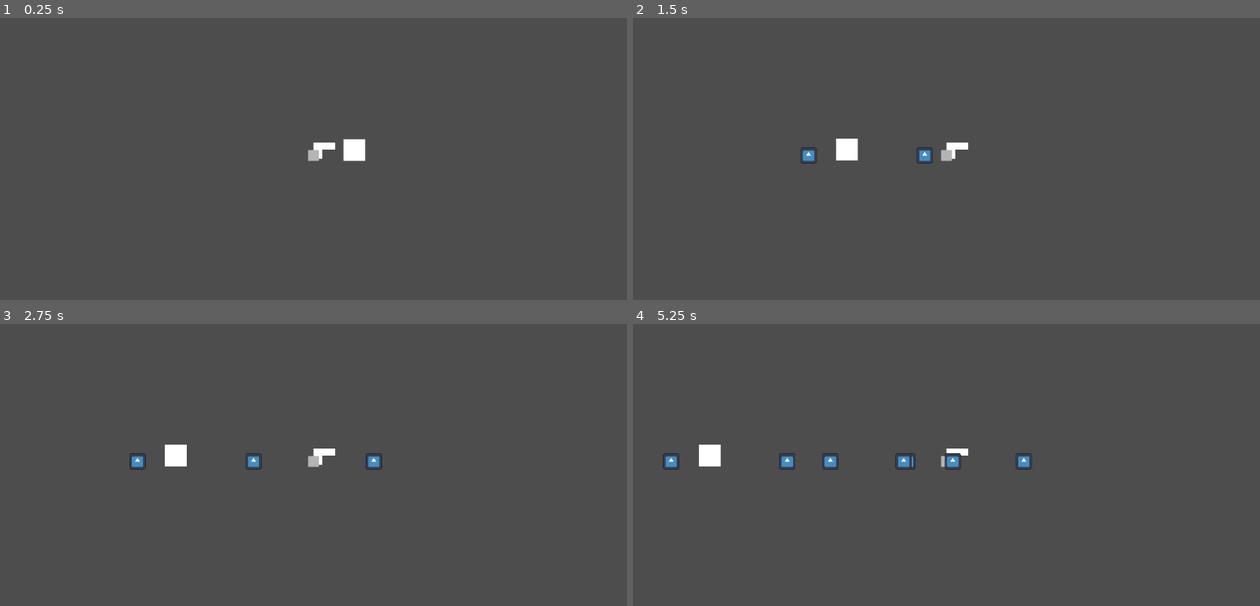
Above: before the commit, frames 1-4 (two rows, left to right).
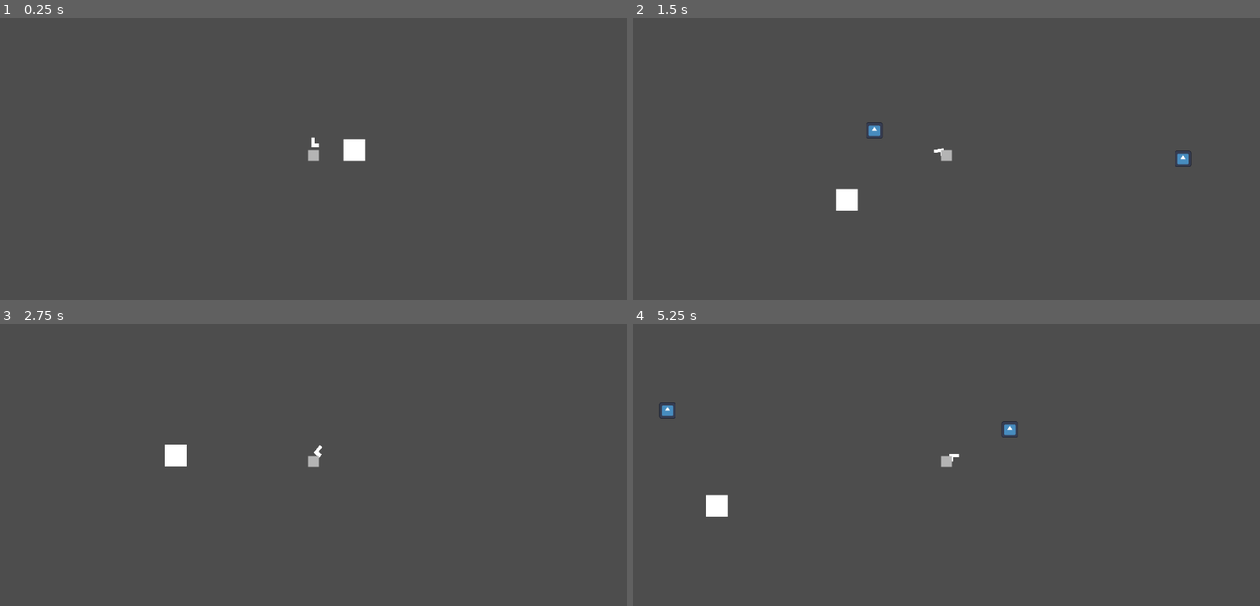
Above: after the commit, the same moments.

Repository: Newait/Mechanical_Revolution
Game: Godot game, scene res://scenes/game.tscn
Same seed, same stepped clock (60 frames per second), same inputs: the game is played once before the commit and once after it. The project has no main scene, so this scene is started directly. The engine's default icon, where the game draws it, is replaced by a stand-in: a white triangle on a blue panel in a dark square.
Inputs (mouse positions are in pixels of both pictures, inside the frame that each line leads up to):
- Up to frame 1 (0.25 s): no input
- Up to frame 2 (1.5 s): tap Enter at 0.5 s; move the mouse to (1084, 139) at 0.52 s; hold Right (move_right) from 0.53 s (still down); click (1084, 139) at 0.6 s; tap Space (jump) at 0.77 s; move the mouse to (821, 173) at 1.27 s; click (821, 173) at 1.35 s
- Up to frame 3 (2.75 s): tap Space (jump) at 1.52 s; move the mouse to (376, 383) at 2.02 s; release Right (move_right) at 2.03 s; hold Left (move_left) from 2.03 s (still down); click (376, 383) at 2.1 s
- Up to frame 4 (5.25 s): move the mouse to (915, 532) at 2.77 s; release Left (move_left) at 2.78 s; hold Right (move_right) 2.78-4.28 s; click (915, 532) at 2.85 s; tap Space (jump) at 3.02, 3.77, 4.52 s; move the mouse to (1134, 512) at 3.52 s; click (1134, 512) at 3.6 s; move the mouse to (758, 408) at 4.27 s; hold Left (move_left) 4.28-5.03 s; click (758, 408) at 4.35 s; move the mouse to (977, 462) at 5.02 s; hold Right (move_right) from 5.03 s (still down); click (977, 462) at 5.1 s

The runs differ from the first frame. In frame 1, 0.1% of the frame differs, in the area x 49-54%, y 42-50%; in frame 2, 1.1%; in frame 3, 0.4%; in frame 4, 1.4%, in the area x 4-64%, y 27-69%.

Commit message:
Made weapon
Can shoot projectiles. Weapon rotates with cursor.

Diff:
--- a/mechanical-revolution/scenes/player.tscn
+++ b/mechanical-revolution/scenes/player.tscn
@@ -1,7 +1,7 @@
 [gd_scene load_steps=8 format=3 uid="uid://bthhrey1wx5os"]
 
 [ext_resource type="Texture2D" uid="uid://cs3aqqhbyeto8" path="res://assets/Sprite-0001-Sheet.png" id="1_4flbx"]
-[ext_resource type="Script" uid="uid://c1rmemdk1s4ei" path="res://scenes/player.gd" id="1_g2els"]
+[ext_resource type="Script" uid="uid://c1rmemdk1s4ei" path="res://scripts/player.gd" id="1_g2els"]
 [ext_resource type="PackedScene" uid="uid://5qcaepgahbcv" path="res://scenes/player_projectile.tscn" id="2_qhqgy"]
 [ext_resource type="PackedScene" uid="uid://b7rgtrys6bi5g" path="res://scenes/weapon.tscn" id="3_dqkch"]
 
@@ -27,7 +27,7 @@
 Projectile = ExtResource("2_qhqgy")
 
 [node name="Weapon" parent="." instance=ExtResource("3_dqkch")]
-position = Vector2(0, -16)
+position = Vector2(0, -10)
 
 [node name="ColorRect" type="ColorRect" parent="."]
 anchors_preset = 8
--- a/mechanical-revolution/scenes/player_projectile.tscn
+++ b/mechanical-revolution/scenes/player_projectile.tscn
@@ -1,11 +1,14 @@
-[gd_scene load_steps=3 format=3 uid="uid://5qcaepgahbcv"]
+[gd_scene load_steps=4 format=3 uid="uid://5qcaepgahbcv"]
 
 [ext_resource type="Texture2D" uid="uid://dtlk48e87g1r3" path="res://icon.svg" id="1_lqp5n"]
+[ext_resource type="Script" uid="uid://ckqrka0w0rluq" path="res://scripts/player_projectile.gd" id="1_oxij3"]
 
 [sub_resource type="CircleShape2D" id="CircleShape2D_at7aw"]
 radius = 16.03122
 
 [node name="PlayerProjectile" type="Area2D"]
+script = ExtResource("1_oxij3")
+travel_speed = 800.0
 
 [node name="CollisionShape2D" type="CollisionShape2D" parent="."]
 shape = SubResource("CircleShape2D_at7aw")
--- a/mechanical-revolution/scenes/weapon.gd
+++ /dev/null
@@ -1,9 +0,0 @@
-class_name Weapon extends Node2D
-@export var projectile : PackedScene
-
-func fire_projectile() -> void:
-	var newProjectile : Node2D= projectile.instantiate()
-
-	get_tree().current_scene.add_child(newProjectile)
-	if (get_parent() is Node2D ):
-		newProjectile.global_position = get_parent().global_position
--- a/mechanical-revolution/scenes/weapon.tscn
+++ b/mechanical-revolution/scenes/weapon.tscn
@@ -1,32 +1,45 @@
 [gd_scene load_steps=3 format=3 uid="uid://b7rgtrys6bi5g"]
 
-[ext_resource type="Script" uid="uid://bomw3km7rsfkn" path="res://scenes/weapon.gd" id="1_xasec"]
+[ext_resource type="Script" uid="uid://bomw3km7rsfkn" path="res://scripts/weapon.gd" id="1_xasec"]
 [ext_resource type="PackedScene" uid="uid://5qcaepgahbcv" path="res://scenes/player_projectile.tscn" id="2_uxn4k"]
 
 [node name="Weapon" type="Node2D"]
+scale = Vector2(0.46, 0.46)
 script = ExtResource("1_xasec")
 projectile = ExtResource("2_uxn4k")
 
-[node name="ColorRect2" type="ColorRect" parent="."]
+[node name="Handle" type="ColorRect" parent="."]
+unique_name_in_owner = true
 anchors_preset = 8
 anchor_left = 0.5
 anchor_top = 0.5
 anchor_right = 0.5
 anchor_bottom = 0.5
+offset_left = 10.0
 offset_top = -8.0
-offset_right = 16.0
+offset_right = 26.0
 offset_bottom = 22.0
 grow_horizontal = 2
 grow_vertical = 2
+metadata/_edit_use_anchors_ = true
 
-[node name="ColorRect" type="ColorRect" parent="."]
+[node name="Barrel" type="ColorRect" parent="."]
+unique_name_in_owner = true
 anchors_preset = 8
 anchor_left = 0.5
 anchor_top = 0.5
 anchor_right = 0.5
 anchor_bottom = 0.5
+offset_left = 10.0
 offset_top = -8.0
-offset_right = 40.0
+offset_right = 50.0
 offset_bottom = 5.0
 grow_horizontal = 2
 grow_vertical = 2
+pivot_offset = Vector2(20, 0)
+metadata/_edit_use_anchors_ = true
+
+[node name="CDTimer" type="Timer" parent="."]
+unique_name_in_owner = true
+wait_time = 0.2
+one_shot = true
--- a/mechanical-revolution/scenes/player.gd
+++ b/mechanical-revolution/scripts/player.gd
@@ -5,21 +5,29 @@
 const ACCELERATION := 1500.0
 const DECCELERATION := 1300.0
 const AIR_ACCELERATION := 900.0
-const JUMP_VELOCITY := -400.0
+const JUMP_VELOCITY := -800.0
 @export var Projectile : PackedScene
 var playerState = "Running"
-@onready var weapon: Node2D = $Weapon
+@onready var weapon: Weapon = $Weapon
 
 
 func _ready() -> void:
 	pass
 func _physics_process(delta: float) -> void:
 	var direction := Input.get_axis("move_left", "move_right")
+	weapon.rotation = (get_local_mouse_position().normalized() * (-1 if weapon.flippedH else 1)).angle()
+	var shouldFlip = (
+		((not weapon.flippedH) and (get_local_mouse_position().x < 0.0))
+		or ((weapon.flippedH) and (get_local_mouse_position().x > 0.0))
+	)
+	if shouldFlip:
+		weapon.flipH()
+
 	var desired_velocity : Vector2
 	desired_velocity.x = direction * MAX_SPEED
 	velocity += get_gravity() * delta
 	if Input.is_action_just_pressed("Shoot"):
-		weapon.fire_projectile()
+		weapon.fire(get_local_mouse_position().normalized())
 	match playerState:
 		"Running":
 			if direction:
--- /dev/null
+++ b/mechanical-revolution/scripts/player_projectile.gd
@@ -0,0 +1,15 @@
+class_name PlayerProjectileGB extends Area2D
+
+@export var lifetime:= 5.0
+@export var travel_speed:= 200.0
+@export var direction := Vector2.ZERO
+# Called when the node enters the scene tree for the first time.
+func _ready() -> void:
+	get_tree().create_timer(lifetime).timeout.connect(func ()-> void:
+		queue_free()
+	)
+
+
+# Called every frame. 'delta' is the elapsed time since the previous frame.
+func _physics_process(delta: float) -> void:
+	position += direction * travel_speed * delta
--- /dev/null
+++ b/mechanical-revolution/scripts/weapon.gd
@@ -0,0 +1,30 @@
+class_name Weapon extends Node2D
+@export var projectile : PackedScene
+@export var flippedH:= false
+## This timer's wait_time serves as the cooldown for the weapon
+@onready var timer: Timer = %CDTimer
+@onready var handle: ColorRect = %Handle
+@onready var barrel: ColorRect = %Barrel
+
+
+var _can_fire := true
+func flipH() -> void:
+	flippedH = not flippedH
+	handle.position.x *= -1
+	handle.position.x -= handle.size.x
+	barrel.position.x *= -1
+	barrel.position.x -= barrel.size.x
+func fire(lookVector:Vector2) -> void:
+	if _can_fire:
+		_can_fire = false
+		timer.start()
+		timer.timeout.connect(func () -> void:
+			_can_fire = true
+		)
+	else:
+		return
+	var newProjectile : PlayerProjectileGB= projectile.instantiate()
+	newProjectile.direction = lookVector
+	get_tree().current_scene.add_child(newProjectile)
+	if (get_parent() is Node2D ):
+		newProjectile.global_position = get_parent().global_position
Renamed: mechanical-revolution/scenes/player.gd.uid -> mechanical-revolution/scripts/player.gd.uid
Not shown, added: mechanical-revolution/scripts/player_projectile.gd.uid
Renamed: mechanical-revolution/scenes/weapon.gd.uid -> mechanical-revolution/scripts/weapon.gd.uid
